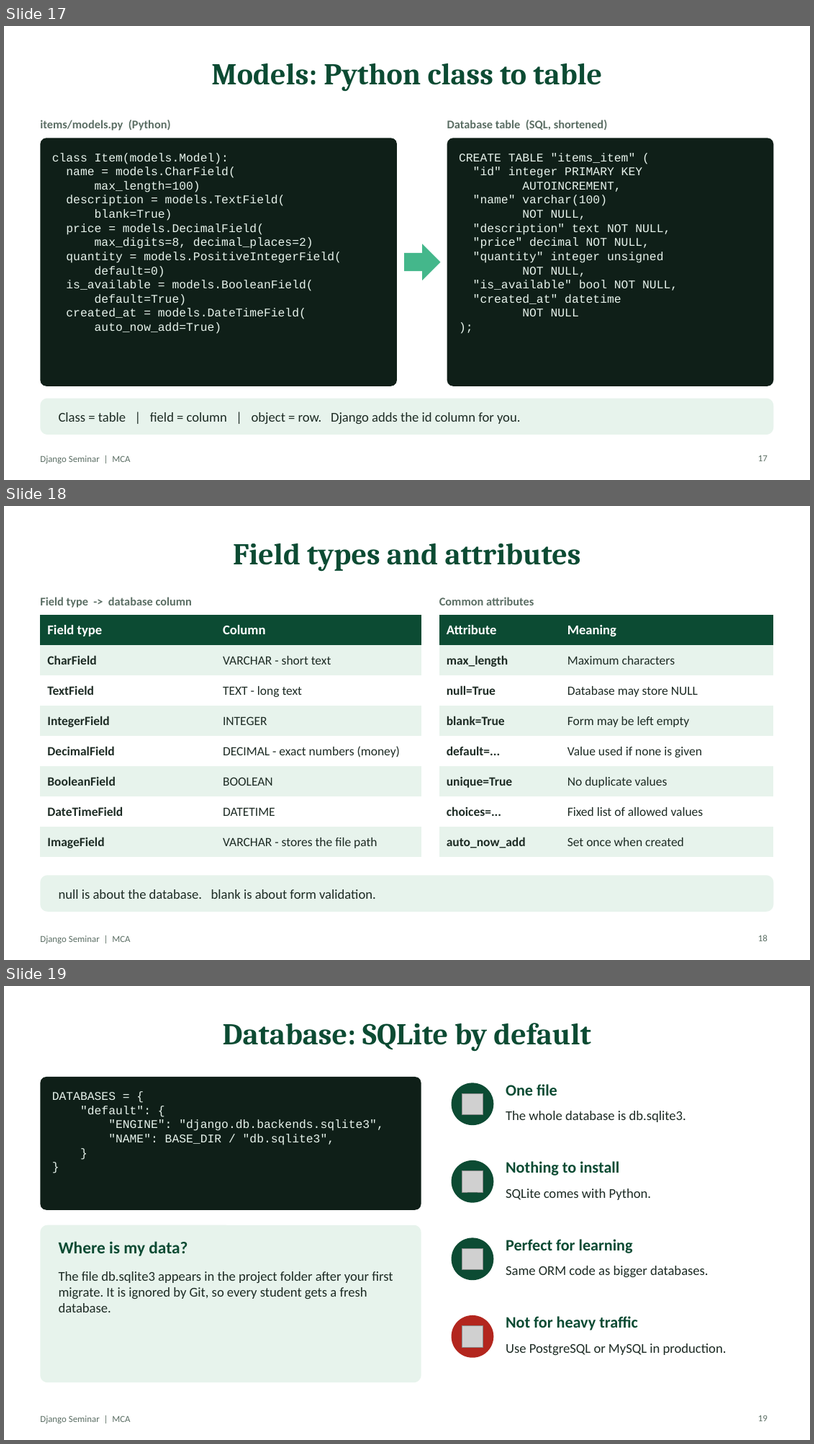
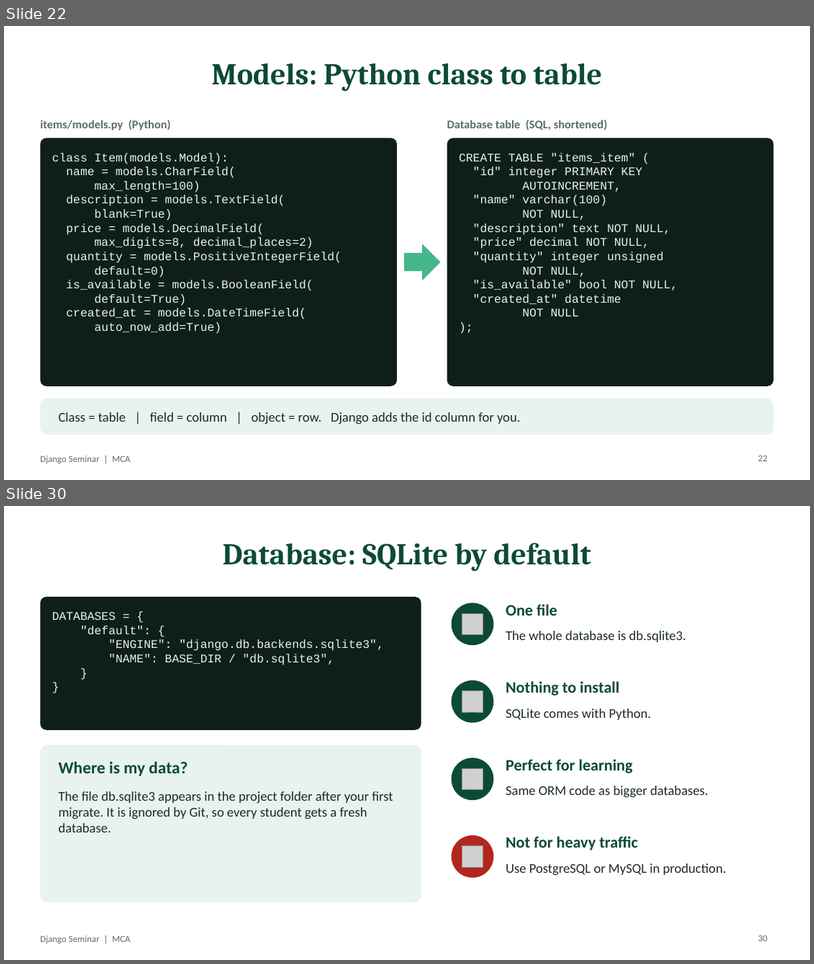
Before and after one commit to MrNihalT/mca, a slide deck: django-seminar/slides/Django-Seminar.pptx. Shown one above the other, each under a label of ours: slides 17, 18 and 19 before the commit, slides 22 and 30 after it; the slides between them are not shown. The pictures are 814x1444 and 814x964 pixels, drawn with LibreOffice and Linux fonts; fonts in the diff are those of the drawing; grey boxes stand for pictures. Boxes give left, top, right and bottom in pixels: in the first picture for what was removed or moved away, otherwise in the second. Text is boxed around its words. In the diff, an @@ line names an element or a change of style, - is before the commit and + after.

```diff
--- a/django-seminar/slides/Django-Seminar.pptx
+++ b/django-seminar/slides/Django-Seminar.pptx
@@ slide 18 removed at (4,506,810,960), background #FFFFFF; not listed: 1 template element that a slide beside it also shows @@
@@ title removed at (233,543,581,572) @@
-Field types and attributes
@@ text removed at (40,597,192,608) @@
-Field type -> database column
@@ text removed at (440,597,534,605) @@
-Common attributes
@@ table removed at (40,615,422,851), 8 rows, 2 columns @@
-Field type | Column
-CharField | VARCHAR - short text
-TextField | TEXT - long text
-IntegerField | INTEGER
-DecimalField | DECIMAL - exact numbers (money)
-BooleanField | BOOLEAN
-DateTimeField | DATETIME
-ImageField | VARCHAR - stores the file path
@@ table removed at (440,615,774,851), 8 rows, 2 columns @@
-Attribute | Meaning
-max_length | Maximum characters
-null=True | Database may store NULL
-blank=True | Form may be left empty
-default=... | Value used if none is given
-unique=True | No duplicate values
-choices=... | Fixed list of allowed values
-auto_now_add | Set once when created
@@ rounded rectangle removed at (40,875,774,911) @@
@@ text removed at (59,889,376,898) @@
-null is about the database. blank is about form validation.
@@ page number removed at (759,934,768,941) @@
-18
@@ what was slide 17 is now slide 22 @@
@@ page number at (759,454,768,461): text changed @@
-17
+22
@@ what was slide 19 is now slide 30 @@
@@ page number at (759,934,768,941): text changed @@
-19
+30
```
Also in this commit, not shown: 33 slides added, 1 other file.
